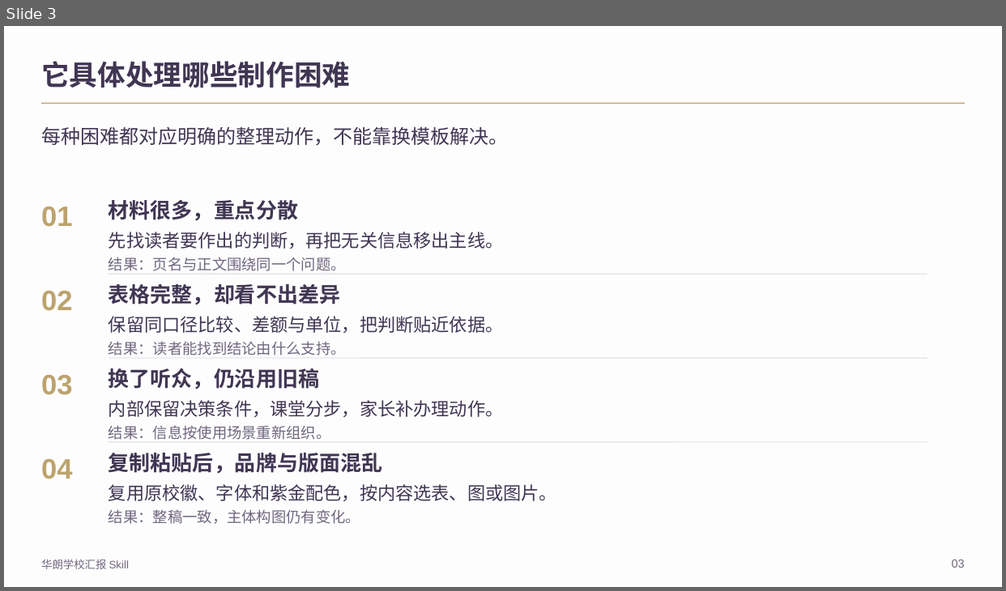
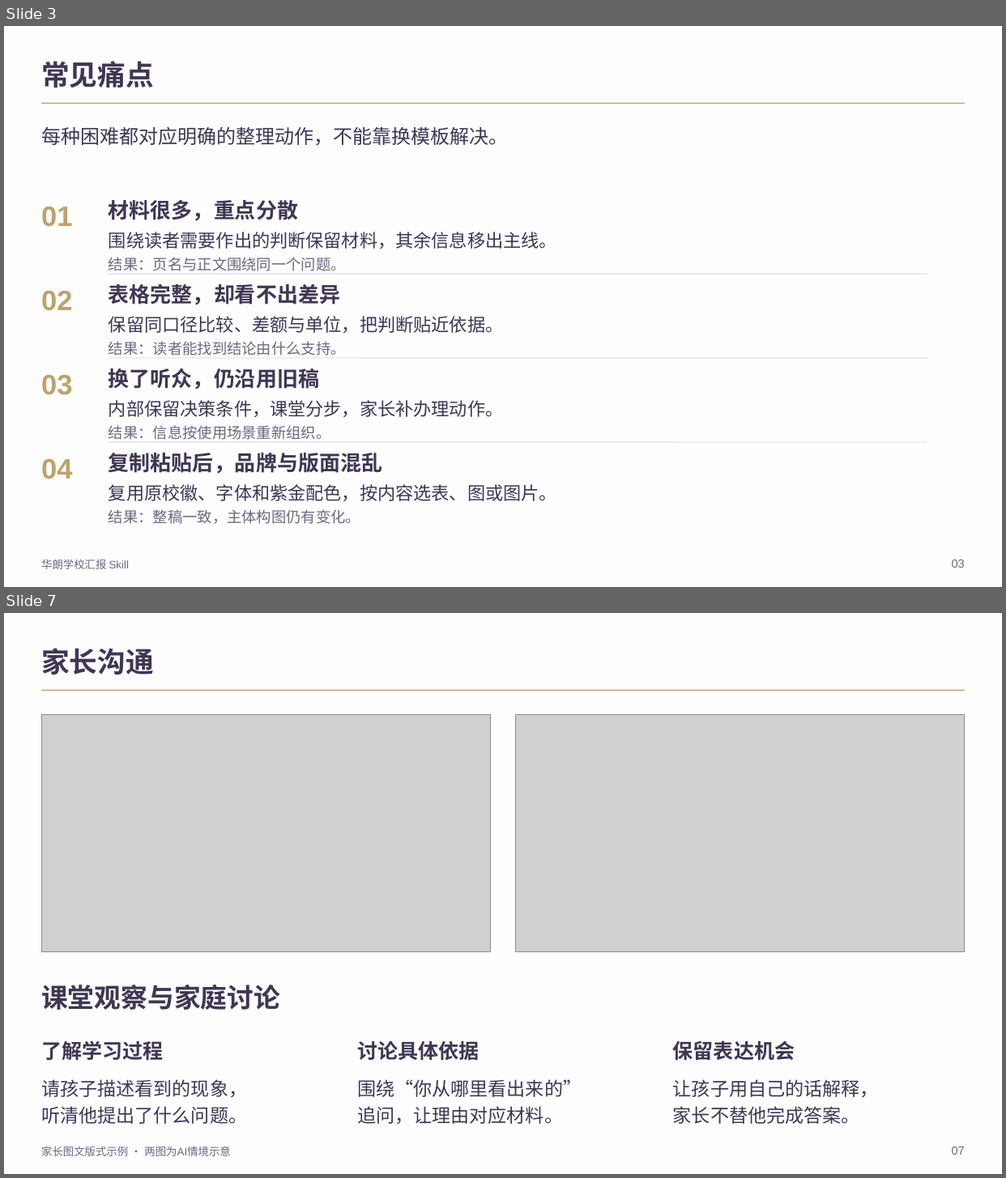
Before and after one commit to 2503668375-boop/hualang-ppt-skill, a slide deck: demo/hualang-skill-introduction.pptx. Shown one above the other, each under a label of ours: slide 3 before the commit, slides 3 and 7 after it; the slides between them are not shown. The pictures are 1006x591 and 1006x1178 pixels, drawn with LibreOffice and Linux fonts; fonts in the diff are those of the drawing; grey boxes stand for pictures; background and template pictures are left out. Boxes give left, top, right and bottom in pixels: in the first picture for what was removed or moved away, otherwise in the second. Text is boxed around its words. In the diff, an @@ line names an element or a change of style, - is before the commit and + after.

```diff
--- a/demo/hualang-skill-introduction.pptx
+++ b/demo/hualang-skill-introduction.pptx
@@ slide 7 added at box(4, 613, 1002, 1174), background #FDFDFE; not listed: 1 template element that a slide beside it also shows @@
@@ text added at box(41, 648, 154, 675), 27 pt, text #403653, bold @@
+家长沟通
@@ picture added at box(41, 714, 491, 952) @@
@@ picture added at box(515, 714, 965, 952) @@
@@ text added at box(41, 985, 280, 1010), 25.5 pt, text #403653, bold @@
+课堂观察与家庭讨论
@@ text added at box(41, 1041, 163, 1061), 19.5 pt, text #403653, bold @@
+了解学习过程
@@ text added at box(357, 1041, 479, 1061), 19.5 pt, text #403653, bold @@
+讨论具体依据
@@ text added at box(673, 1041, 795, 1061), 19.5 pt, text #403653, bold @@
+保留表达机会
@@ text added at box(41, 1080, 247, 1124), 18 pt, text #403653 @@
+请孩子描述看到的现象，
+听清他提出了什么问题。
@@ text added at box(357, 1080, 582, 1124), 18 pt, text #403653 @@
+围绕“你从哪里看出来的”
+追问，让理由对应材料。
@@ text added at box(673, 1080, 879, 1124), 18 pt, text #403653 @@
+让孩子用自己的话解释，
+家长不替他完成答案。
@@ text added at box(41, 1147, 230, 1157), 10.5 pt, text #70677F @@
+家长图文版式示例 · 两图为AI情境示意
@@ text added at box(952, 1147, 965, 1155), 11.2 pt, text #70677F @@
+07
@@ slide 3 changed as well @@
@@ text at box(41, 61, 154, 88): text changed @@
-它具体处理哪些制作困难
+常见痛点
@@ text at box(108, 232, 557, 249): text changed @@
-先找读者要作出的判断，再把无关信息移出主线。
+围绕读者需要作出的判断保留材料，其余信息移出主线。
```
Also in this commit, not shown: 7 other slides changed, 4 other slides added, 5 slides removed, 26 other files.
